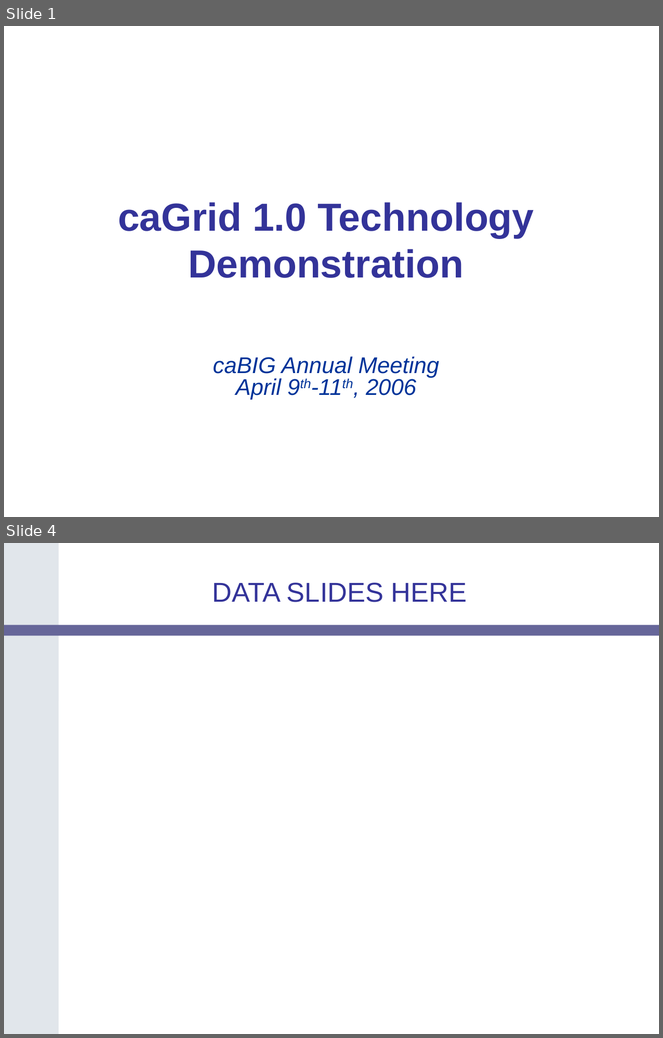
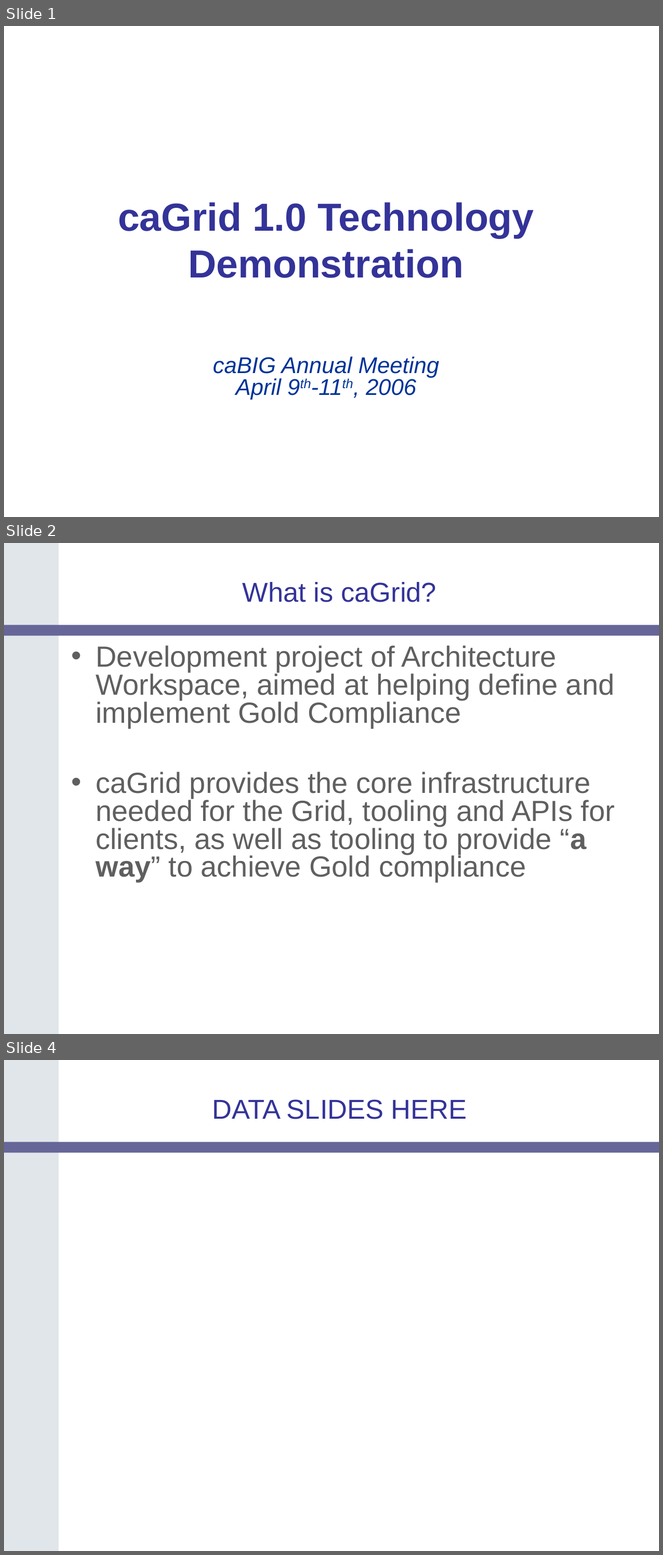
Before and after one commit to NCIP/cagrid-docs, a slide deck: presentations/200604_AnnualMeeting/caGrid-1.0-Demo.ppt. Shown one above the other, each under a label of ours: slides 1 and 4 before the commit, slides 1, 2 and 4 after it; the slides between them are not shown. The pictures are 663x1038 and 663x1555 pixels, drawn with LibreOffice and Linux fonts; fonts in the diff are those of the drawing; background and template pictures are left out. Boxes give left, top, right and bottom in pixels: in the first picture for what was removed or moved away, otherwise in the second. Text is boxed around its words. In the diff, an @@ line names an element or a change of style, - is before the commit and + after.

```diff
--- a/presentations/200604_AnnualMeeting/caGrid-1.0-Demo.ppt
+++ b/presentations/200604_AnnualMeeting/caGrid-1.0-Demo.ppt
@@ slide 2 added at <box>4,543,659,1034</box>, background #FFFFFF; not listed: 2 template elements that a slide beside it also shows @@
@@ title added at <box>243,582,437,602</box>, 30 pt, text #333399 @@
+What is caGrid?
@@ text added at <box>96,645,615,883</box>, 32 pt, text #5F5F5F @@
+• Development project of Architecture Workspace, aimed at helping define and implement Gold Compliance
+• caGrid provides the core infrastructure needed for the Grid, tooling and APIs for clients, as well as tooling to provide “a way” to achieve Gold compliance
```
Also in this commit, not shown: 4 other slides added, 2 slides removed.
